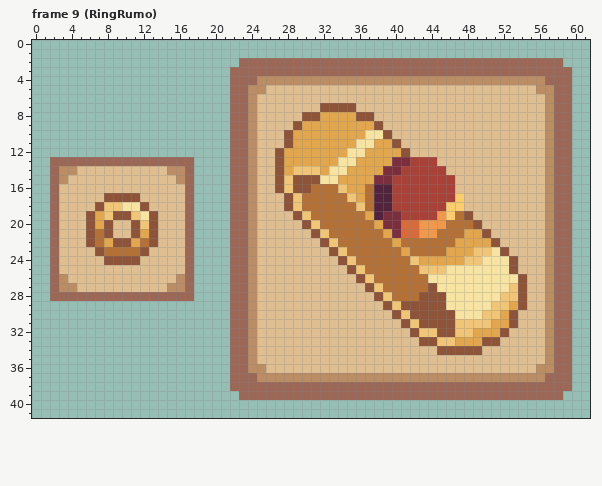
A pixel-art file gets an edit: Personal_Roberto/ASEPRITE/5. Menú/ItemsUI/Items.aseprite. The picture above was drawn from the file before the commit.
62x42 pixels, 10 frames. Shown: frame 9 (RingRumo).
The same view after the edit:
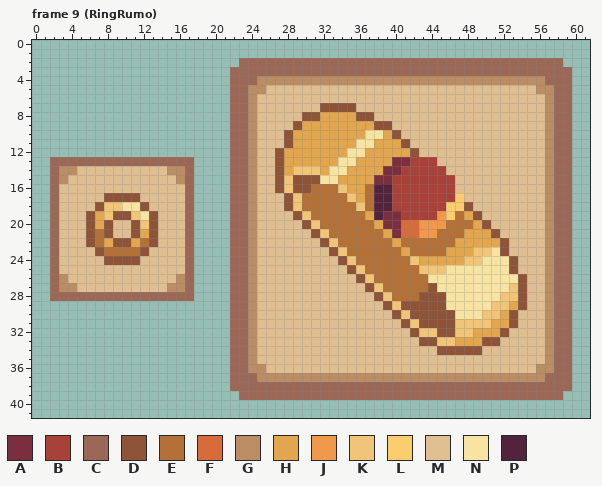
Palette (. is transparent): A #7b2e3d  B #a84239  C #9b6757  D #8e5439  E #b47137  F #d86b3a  G #bb8d64  H #e1a64e  J #f0984b  K #f0c577  L #fbcd6e  M #dfbf92  N #f7e3a2  P #52233c
What changed:
{"where": "frame 9 (RingRumo), layer \"Items Zoom\""}
{"frame":9,"y":9,"x":39,"old":"M","new":"D"}
{"frame":9,"y":10,"x":39,"old":"DM","new":"HD"}
{"frame":9,"y":11,"x":40,"old":"DM","new":"HD"}
{"frame":9,"y":12,"x":41,"old":"DM","new":"HD"}
{"frame":9,"y":18,"x":48,"old":"M","new":"D"}
{"frame":9,"y":19,"x":48,"old":"DM","new":"HD"}
{"frame":9,"y":20,"x":49,"old":"DM","new":"HD"}
{"frame":9,"y":21,"x":50,"old":"DM","new":"HD"}
{"frame":9,"y":22,"x":51,"old":"DM","new":"HD"}
{"label":"changed","picture_box":[383,121,419,157]}
{"label":"changed","picture_box":[464,202,509,247]}
